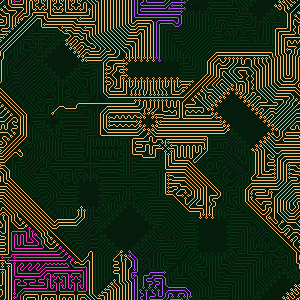
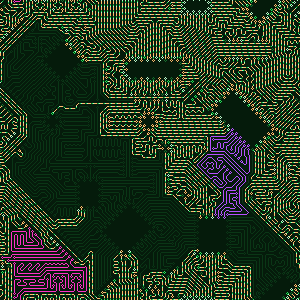
Revision of a layered 300×300 image; what changed, layer by layer:
showed "frame 1", painted on it over [0, 0, 300, 300]
painted on "animated paths" over [128, 0, 285, 300]
painted on "circuit" over [149, 284, 160, 297]
